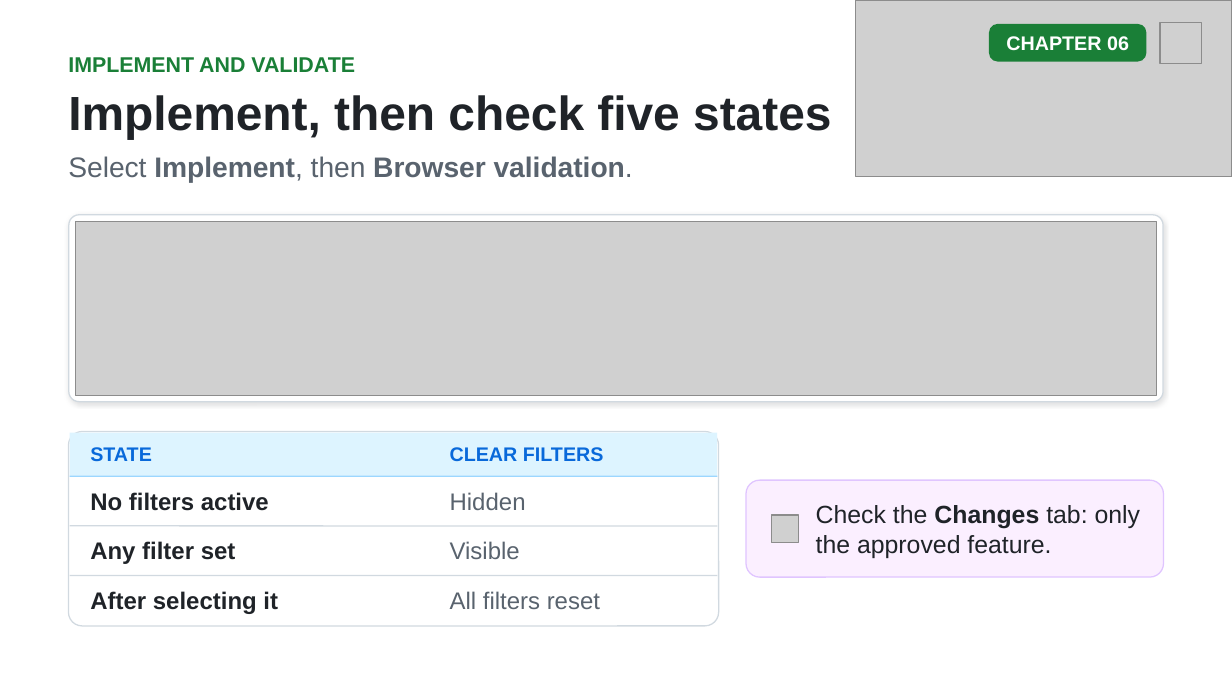
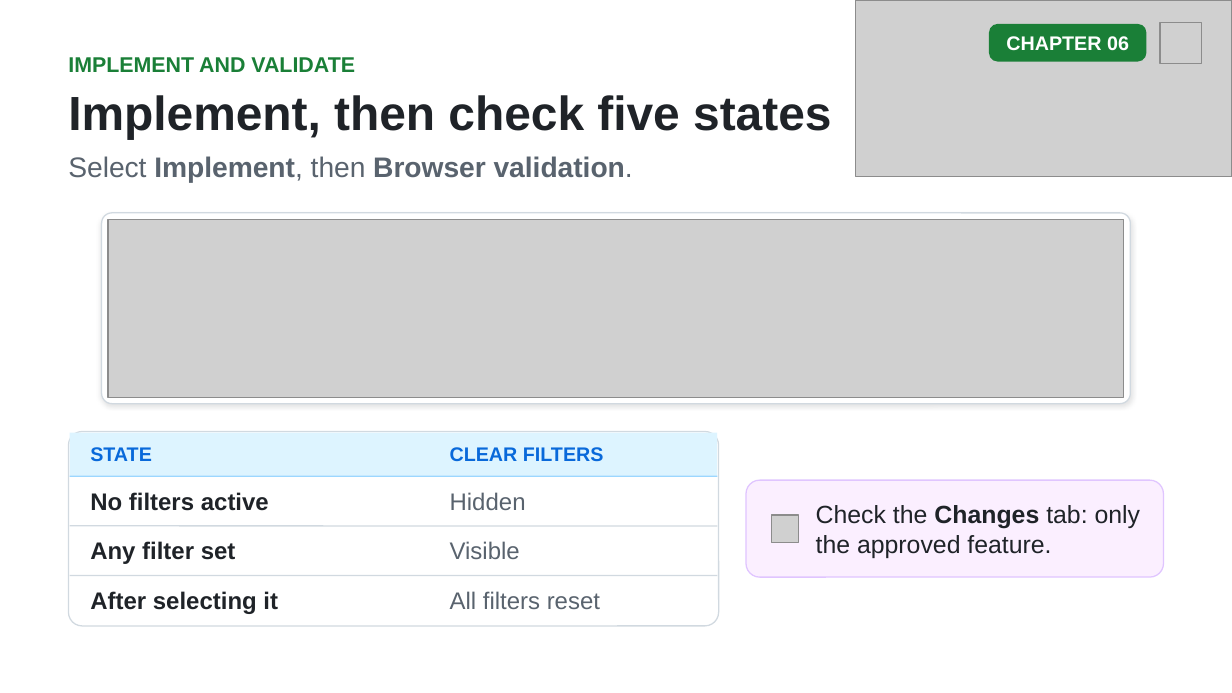
Before and after one commit to github/copilot-app-for-beginners, a slide deck: slide 12 of slides/06-canvases.pptx. Drawn at 1232x693 pixels with LibreOffice and Linux fonts; fonts in the diff are those of the drawing; grey boxes stand for pictures. Boxes give left, top, right and bottom in pixels: in the first picture for what was removed or moved away, otherwise in the second. Text is boxed around its words. In the diff, an @@ line names an element or a change of style, - is before the commit and + after.

```diff
--- a/slides/06-canvases.pptx
+++ b/slides/06-canvases.pptx
@@ rounded rectangle: place and size @@
-rounded rectangle at box(69, 214, 1163, 402)
+rounded rectangle at box(101, 213, 1130, 404)
@@ rounded rectangle at box(101, 213, 1130, 404): proportions changed @@
@@ picture: place and size @@
-picture at box(75, 222, 1157, 395)
+picture at box(108, 219, 1125, 397)
```
Also in this commit, not shown: 1 other slide changed, 7 other files.
